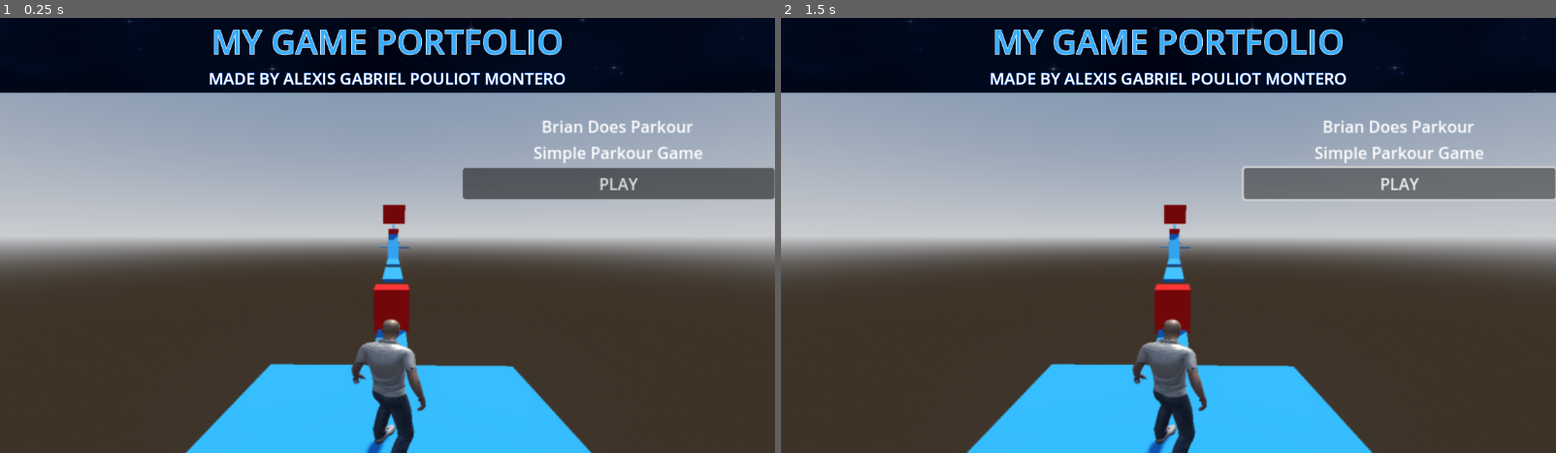
Above: before the commit, frames 1-2 (left to right).
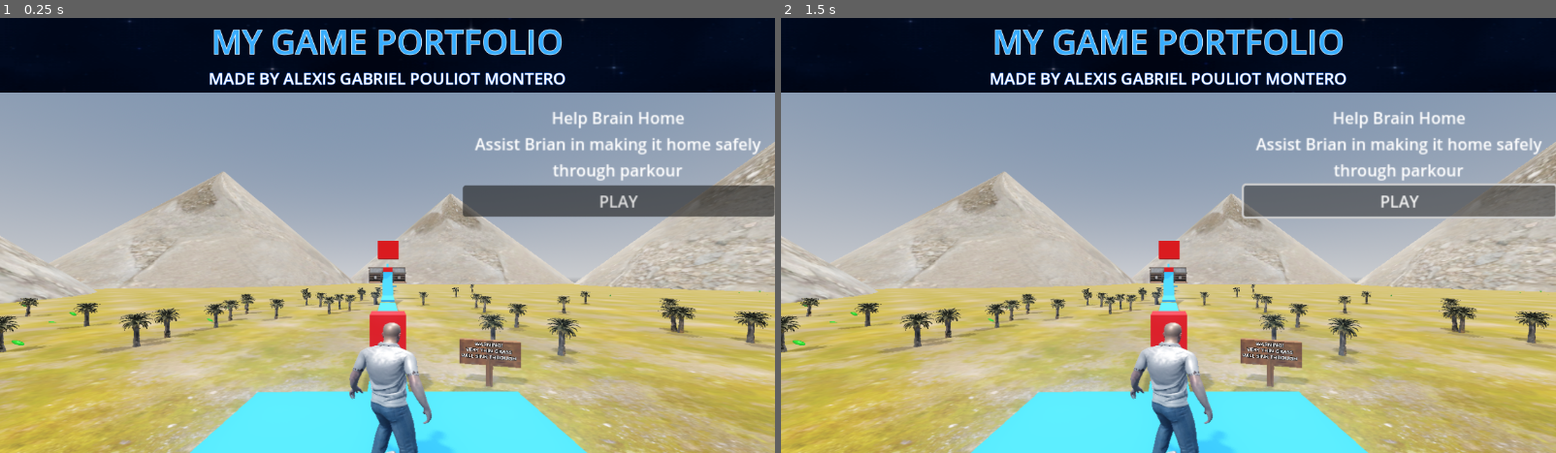
Above: after the commit, the same moments.

Repository: Alexis-dev410/Portfolio
Game: Godot game, scene res://Scenes/Portfolio.tscn
Two runs of this game, one before a commit and one after it. Both use one fixed random seed, a clock stepped at 60 frames per second and the inputs below. The project has no main scene, so this scene is started directly.
Inputs:
- Up to frame 1 (0.25 s): no input
- Up to frame 2 (1.5 s): click "PLAY" at 0.5 s; click "PLAY" at 1.25 s

The runs differ from the first frame. In frame 1, 57% of the frame differs, in the area x 0-100%, y 17-100%; in frame 2, 57%.

Commit message:
Pause music when play button pressed added, changed first image & text

Diff:
--- a/Scenes/Portfolio.tscn
+++ b/Scenes/Portfolio.tscn
@@ -1,7 +1,7 @@
 [gd_scene load_steps=15 format=3 uid="uid://bmrptoldd76b2"]
 
 [ext_resource type="Script" uid="uid://b8dsl1pprwb27" path="res://Scripts/portfolio.gd" id="1_bn2y4"]
-[ext_resource type="Texture2D" uid="uid://3pksx4n57wco" path="res://Assets/Brian does parkour.webp" id="3_46nt4"]
+[ext_resource type="Texture2D" uid="uid://clm1qstgkvhyt" path="res://Assets/Assignment1.webp" id="3_bn2y4"]
 [ext_resource type="Texture2D" uid="uid://2yrt3fovgcas" path="res://Assets/Prison.webp" id="4_ftr4p"]
 [ext_resource type="Texture2D" uid="uid://3o1cr7locorc" path="res://Assets/pixelart_starfield.png" id="4_wns4k"]
 [ext_resource type="AudioStream" uid="uid://cbfy0yln2jtqt" path="res://Assets/Comet Observatory theme.mp3" id="5_epvqv"]
@@ -80,7 +80,7 @@
 custom_minimum_size = Vector2(1150, 550)
 layout_mode = 2
 size_flags_vertical = 4
-texture = ExtResource("3_46nt4")
+texture = ExtResource("3_bn2y4")
 expand_mode = 2
 
 [node name="VBoxContainer" type="VBoxContainer" parent="CanvasLayer/ScrollContainer/VBoxContainer/TextureRect"]
@@ -101,8 +101,9 @@
 [node name="Label" type="Label" parent="CanvasLayer/ScrollContainer/VBoxContainer/TextureRect/VBoxContainer"]
 layout_mode = 2
 size_flags_horizontal = 4
-text = "Brian Does Parkour
-Simple Parkour Game"
+text = "Help Brain Home
+Assist Brian in making it home safely
+through parkour"
 horizontal_alignment = 1
 
 [node name="ParkourPlayButton" type="Button" parent="CanvasLayer/ScrollContainer/VBoxContainer/TextureRect/VBoxContainer"]
--- a/Scripts/portfolio.gd
+++ b/Scripts/portfolio.gd
@@ -13,15 +13,22 @@
 
 
 func _on_parkour_play_button_pressed() -> void:
+	$BackgroundMusic.stream_paused = true
 	var game_path := ProjectSettings.globalize_path("res://games/Assignment 1.exe")
 	OS.shell_open(game_path)
 
 
 func _on_prison_play_button_pressed() -> void:
+	$BackgroundMusic.stream_paused = true
 	var game_path := ProjectSettings.globalize_path("res://games/Assignment 4.exe")
 	OS.shell_open(game_path)
 
 
 func _on_td_play_button_pressed() -> void:
+	$BackgroundMusic.stream_paused = true
 	var game_path := ProjectSettings.globalize_path("res://games/Assignment 5.exe")
 	OS.shell_open(game_path)
+
+func _notification(what):
+	if what == NOTIFICATION_APPLICATION_FOCUS_IN:
+		$BackgroundMusic.stream_paused = false
Binary file added: Assets/Assignment1.webp
Not shown, added: Assets/Assignment1.webp.import
Not shown, changed: README.txt
Not shown, changed: README.md
